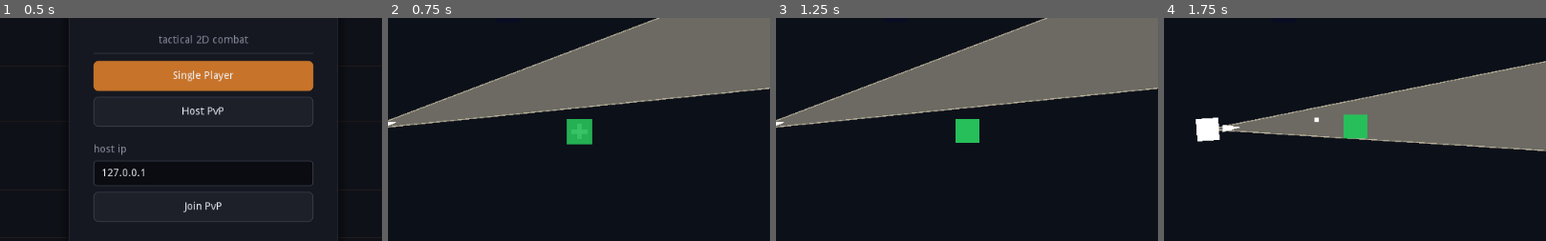
Above: before the commit, frames 1-4 (left to right).
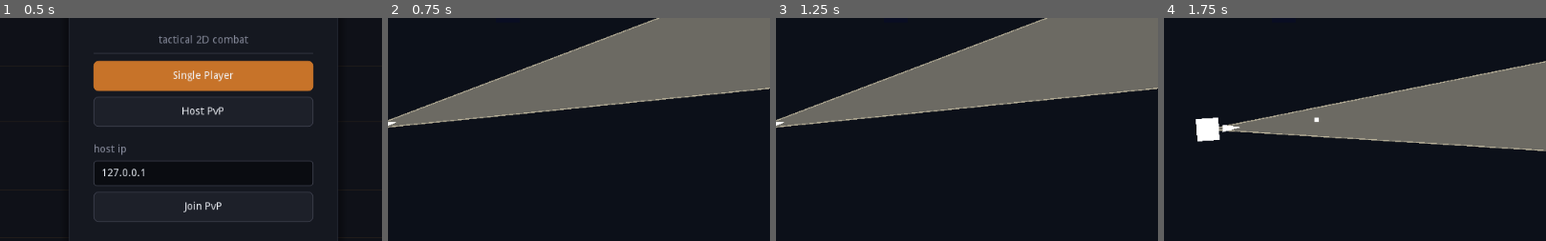
Above: after the commit, the same moments.

Repository: tvorj/topdownshooter
Game: Godot game, scene res://ui/MainMenu.tscn
The game is run twice, just before and just after one commit, with the same random seed, the same clock (stepped at 60 frames per second) and the same inputs.
Inputs (mouse positions are % of the whole screen's width and height, from its top left):
- Up to frame 1 (0.5 s): no input
- Up to frame 2 (0.75 s): click "Single Player" at 0.5 s
- Up to frame 3 (1.25 s): no input
- Up to frame 4 (1.75 s): tap Enter at 1.25 s; move the mouse to (72, 45) at 1.27 s; hold D (move_right) from 1.28 s (still down); click (72, 45) at 1.35 s
The pictures show only the part of the screen within x 23-73%, y 25-75%; the shares and areas given below are measured in that part.

Frame 1 is identical in both runs. In frame 2, 0.8% of the frame differs, in the area x 46-54%, y 45-57%; in frame 3, 0.7%; in frame 4, 0.7%.

Commit message:
minor fixes for drops

Diff:
--- a/entities/enemy/enemy.gd
+++ b/entities/enemy/enemy.gd
@@ -8,6 +8,9 @@
 
 export(PackedScene) var BulletScene
 export var shoot_cooldown = 1.0
+
+const _SND_SHOOT = preload("res://assets/audio/pistolshot.wav")
+var _snd_shoot = null
 export var attack_distance = 350
 export var preferred_min_distance = 230.0
 export var preferred_max_distance = 330.0
@@ -44,6 +47,11 @@
 	randomize()
 	_last_position = global_position
 	_stuck_timer = stuck_check_interval
+	_snd_shoot = AudioStreamPlayer.new()
+	_snd_shoot.stream = _SND_SHOOT
+	_snd_shoot.volume_db = -18.0
+	_snd_shoot.pitch_scale = 0.9
+	call_deferred("add_child", _snd_shoot)
 
 	var players = get_tree().get_nodes_in_group("player")
 
@@ -116,6 +124,8 @@
 	bullet.direction = (player.global_position - global_position).normalized()
 	bullet.damage = 1
 	bullet.owner_node = self
+	if _snd_shoot:
+		_snd_shoot.play()
 
 func chase_and_attack(delta):
 	look_at(player.global_position)
--- a/entities/player/Player.gd
+++ b/entities/player/Player.gd
@@ -27,7 +27,7 @@
 export var magazine_size = 6
 export var reserve_ammo = 24
 export var max_reserve_ammo = 36
-export var reload_time = 1.2
+export var reload_time = 2.34
 export var shoot_cooldown = 0.25
 
 var current_ammo = 0
--- a/pickups/ammo/AmmoSpawner.gd
+++ b/pickups/ammo/AmmoSpawner.gd
@@ -13,9 +13,7 @@
 
 func _ready():
 	randomize()
-	if spawn_on_start:
-		call_deferred("_initial_spawn")
-	spawn_timer = spawn_interval
+	spawn_timer = rand_range(0.5, spawn_interval)
 
 
 func _process(delta):
@@ -25,11 +23,6 @@
 	spawn_timer -= delta
 	if spawn_timer <= 0:
 		spawn_timer = spawn_interval
-		try_spawn_pickup()
-
-
-func _initial_spawn():
-	for _i in range(max_pickups):
 		try_spawn_pickup()
 
 
--- a/pickups/armor/ArmorPickup.gd
+++ b/pickups/armor/ArmorPickup.gd
@@ -1,6 +1,6 @@
 extends Area2D
 
-export var armor_amount = 4
+export var armor_amount = 5
 export var life_time = 20.0
 export var bob_speed = 4.0
 export var bob_height = 4.0
--- a/pickups/armor/ArmorSpawner.gd
+++ b/pickups/armor/ArmorSpawner.gd
@@ -13,9 +13,7 @@
 
 func _ready():
 	randomize()
-	if spawn_on_start:
-		call_deferred("_initial_spawn")
-	spawn_timer = spawn_interval
+	spawn_timer = rand_range(0.5, spawn_interval)
 
 
 func _process(delta):
@@ -25,11 +23,6 @@
 	spawn_timer -= delta
 	if spawn_timer <= 0:
 		spawn_timer = spawn_interval
-		try_spawn_pickup()
-
-
-func _initial_spawn():
-	for _i in range(max_pickups):
 		try_spawn_pickup()
 
 
--- a/pickups/health/HealthSpawner.gd
+++ b/pickups/health/HealthSpawner.gd
@@ -13,9 +13,7 @@
 
 func _ready():
 	randomize()
-	if spawn_on_start:
-		call_deferred("_initial_spawn")
-	spawn_timer = spawn_interval
+	spawn_timer = rand_range(0.5, spawn_interval)
 
 
 func _process(delta):
@@ -25,11 +23,6 @@
 	spawn_timer -= delta
 	if spawn_timer <= 0:
 		spawn_timer = spawn_interval
-		try_spawn_pickup()
-
-
-func _initial_spawn():
-	for _i in range(max_pickups):
 		try_spawn_pickup()
 
 
